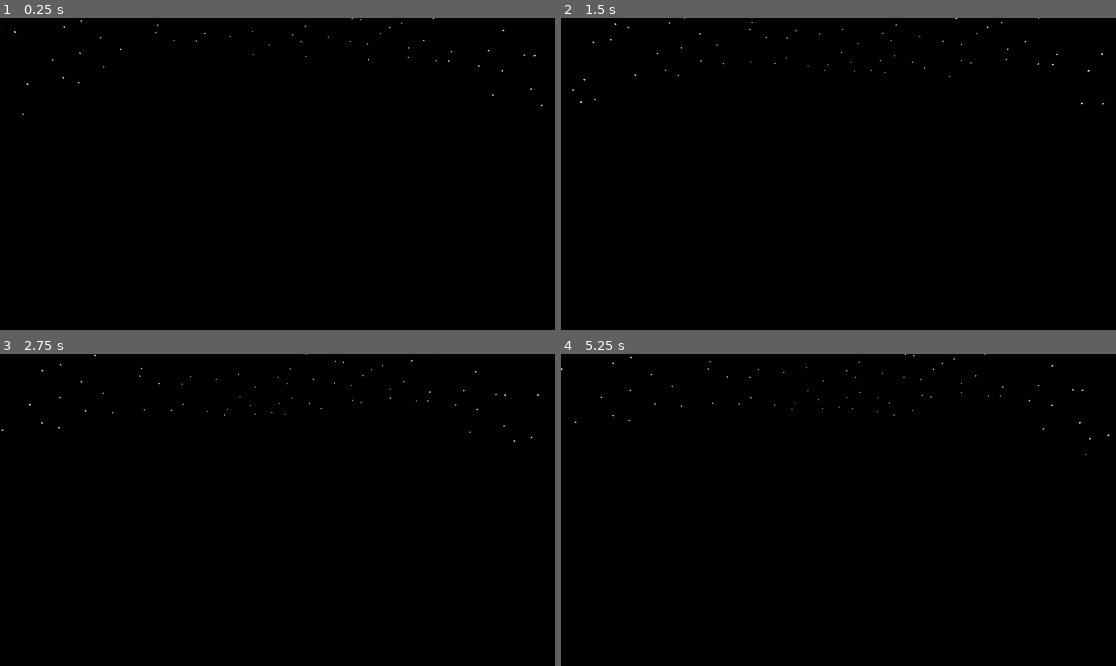
Above: before the commit, frames 1-4 (two rows, left to right).
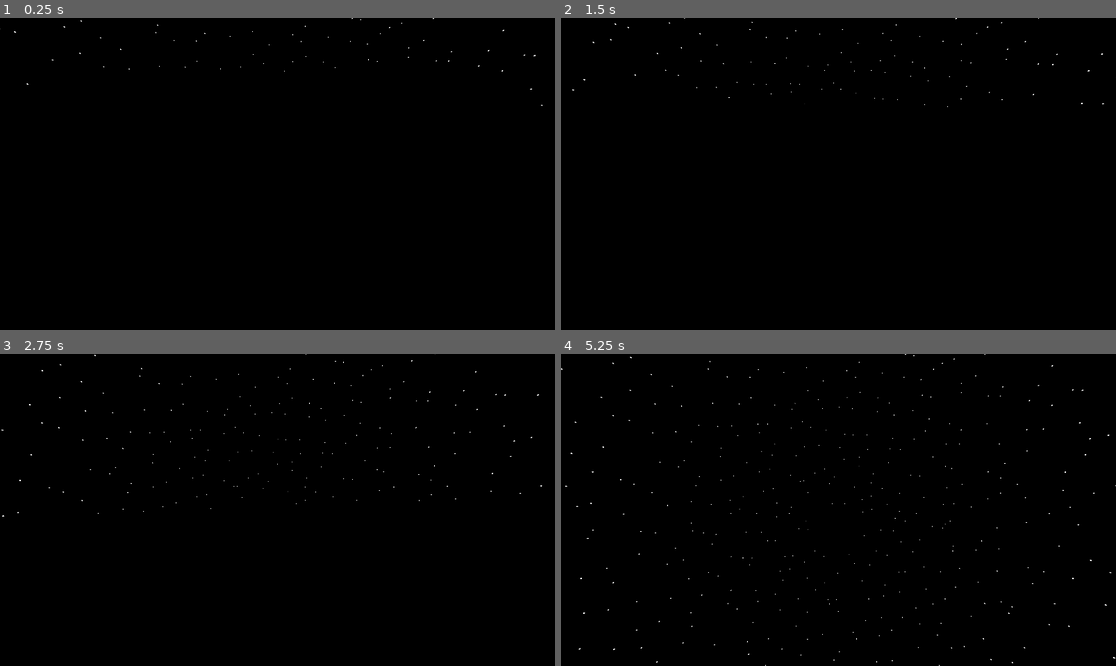
Above: after the commit, the same moments.

Repository: Harley-Townsend/Galacticats
Game: Godot game, scene res://Levels/TestLevel.tscn
Same seed, same stepped clock (60 frames per second), same inputs: the game is played once before the commit and once after it.
Inputs (mouse positions are in pixels of both pictures, inside the frame that each line leads up to):
- Up to frame 1 (0.25 s): no input
- Up to frame 2 (1.5 s): tap Enter at 0.5 s; move the mouse to (866, 174) at 0.52 s; hold W (move_f) 0.53-1.28 s; tap E (interact) at 0.6 s; tap Space at 1.25 s; move the mouse to (810, 174) at 1.27 s; tap W (move_f) at 1.35 s
- Up to frame 3 (2.75 s): tap S (move_b, bound only after the commit) at 1.55 s; move the mouse to (288, 503) at 2.02 s; hold S (move_b, bound only after the commit) from 2.03 s (still down); tap A (move_l, bound only after the commit) at 2.3 s
- Up to frame 4 (5.25 s): tap Enter at 2.75, 4.25 s; move the mouse to (832, 516) at 2.77 s; release S (move_b, bound only after the commit) at 2.78 s; tap A (move_l, bound only after the commit) at 2.85 s; tap D (move_r, bound only after the commit) at 3.05 s; tap Space at 3.5, 5 s; move the mouse to (877, 513) at 3.52 s; hold D (move_r, bound only after the commit) 3.53-4.28 s; tap E (interact) at 3.8, 4.35 s; move the mouse to (794, 506) at 4.27 s; tap W (move_f) at 4.55 s; move the mouse to (844, 510) at 5.02 s; hold W (move_f) from 5.03 s (still down)

The runs differ from the first frame. In frame 1, less than 0.1% of the frame differs, in the area x 4-98%, y 13-32%; in frame 2, less than 0.1%; in frame 3, less than 0.1%; in frame 4, 0.2%, in the area x 0-100%, y 20-100%.

Commit message:
started on entity swapping

Diff:
--- a/LandingPad/LandingPad.tscn
+++ b/LandingPad/LandingPad.tscn
@@ -29,5 +29,8 @@
 transform = Transform3D(0.01, 0, 0, 0, 0.01, 0, 0, 0, 0.01, 0, 0, 0)
 shape = SubResource("BoxShape3D_1ovnd")
 
+[node name="LandingMarker" type="Marker3D" parent="."]
+transform = Transform3D(1, 0, 0, 0, 1, 0, 0, 0, 1, 0, 0.6, 0)
+
 [connection signal="body_entered" from="Area3D" to="." method="_on_area_3d_body_entered"]
 [connection signal="body_exited" from="Area3D" to="." method="_on_area_3d_body_exited"]
--- a/Levels/TestLevel.tscn
+++ b/Levels/TestLevel.tscn
@@ -22,12 +22,11 @@
 [node name="MeshInstance3D" type="MeshInstance3D" parent="Floor"]
 mesh = SubResource("BoxMesh_uib4f")
 
-[node name="CharacterBody3D" parent="." instance=ExtResource("1_uib4f")]
-transform = Transform3D(1, 0, 0, 0, 1, 0, 0, 0, 1, 0, 1.80734, 0)
-motion_mode = 1
-
 [node name="LandingPad1" parent="." instance=ExtResource("2_iqcmb")]
 transform = Transform3D(10, 0, 0, 0, 10, 0, 0, 0, 10, -31.0974, 0, 1.4907)
 
 [node name="LandingPad2" parent="." instance=ExtResource("2_iqcmb")]
 transform = Transform3D(10, 0, 0, 0, 10, 0, 0, 0, 10, 33.0995, 0, 20.7042)
+
+[node name="PlayerShip" parent="." instance=ExtResource("1_uib4f")]
+transform = Transform3D(1, 0, 0, 0, 1, 0, 0, 0, 1, 1.47225, 0.6, -11.6595)
--- /dev/null
+++ b/Player/Player.gd
@@ -0,0 +1,31 @@
+extends CharacterBody3D
+
+@export var speed = 10
+@export var mouse_sensitivity = 0.002
+@export var controller_look_speed = 1.5
+
+#--------------------------- When Instanced ----------------------
+func _ready():
+	Input.mouse_mode = Input.MOUSE_MODE_CAPTURED
+
+#---------------- Constantly checking for -------------------------------------------
+func _physics_process(delta):
+
+	var direction = Vector3.ZERO
+
+	# Movement
+	if Input.is_action_pressed("move_f"):
+		direction.z -= 1
+	if Input.is_action_pressed("move_b"):
+		direction.z += 1
+	if Input.is_action_pressed("move_l"):
+		direction.x -= 1
+	if Input.is_action_pressed("move_r"):
+		direction.x += 1
+
+	if direction != Vector3.ZERO:
+		direction = direction.normalized()
+	else:
+		velocity = Vector3.ZERO
+
+	move_and_slide()
--- /dev/null
+++ b/Player/Player.tscn
@@ -0,0 +1,41 @@
+[gd_scene load_steps=9 format=3 uid="uid://beyjxfxkewxc0"]
+
+[ext_resource type="Script" uid="uid://diywmuqdtgqns" path="res://Player/Player.gd" id="1_3qydi"]
+[ext_resource type="Shader" uid="uid://7ngwfhvfcwd" path="res://PlayerShip/Player.gdshader" id="2_q3lat"]
+
+[sub_resource type="ShaderMaterial" id="ShaderMaterial_tok1r"]
+shader = ExtResource("2_q3lat")
+shader_parameter/vertical_sections = 21
+shader_parameter/star_size = 0.02
+shader_parameter/star_falloff = 4.0
+shader_parameter/margin = 0.05
+
+[sub_resource type="Sky" id="Sky_ddoul"]
+sky_material = SubResource("ShaderMaterial_tok1r")
+
+[sub_resource type="Environment" id="Environment_8g4oa"]
+background_mode = 2
+sky = SubResource("Sky_ddoul")
+
+[sub_resource type="StandardMaterial3D" id="StandardMaterial3D_q3lat"]
+albedo_color = Color(1, 0.658824, 1, 1)
+
+[sub_resource type="CapsuleMesh" id="CapsuleMesh_tok1r"]
+material = SubResource("StandardMaterial3D_q3lat")
+
+[sub_resource type="CapsuleShape3D" id="CapsuleShape3D_ddoul"]
+
+[node name="Player" type="CharacterBody3D"]
+script = ExtResource("1_3qydi")
+
+[node name="Pivot" type="SpringArm3D" parent="."]
+
+[node name="Camera3D" type="Camera3D" parent="Pivot"]
+transform = Transform3D(1, 0, 0, 0, 0.707107, 0.707107, 0, -0.707107, 0.707107, 0, 4, 4)
+environment = SubResource("Environment_8g4oa")
+
+[node name="MeshInstance3D" type="MeshInstance3D" parent="Pivot"]
+mesh = SubResource("CapsuleMesh_tok1r")
+
+[node name="CollisionShape3D" type="CollisionShape3D" parent="."]
+shape = SubResource("CapsuleShape3D_ddoul")
--- a/PlayerShip/PlayerShip.gd
+++ b/PlayerShip/PlayerShip.gd
@@ -6,6 +6,7 @@
 @export var roll_speed = 3.0
 
 var can_land = false
+
 
 #----------------------- Upon Launching --------------------------------------------
 
@@ -61,7 +62,9 @@
 				   ship_basis.y * direction.y +
 				   ship_basis.z * direction.z) * speed
 	else:
-		velocity = Vector3.ZERO
+		velocity.z = move_toward(velocity.z, 0, 0.1)
+		velocity.y = move_toward(velocity.y, 0, 0.1)
+		velocity.x = move_toward(velocity.x, 0, 0.1)
 	move_and_slide()
 
 	if can_land == true and Input.is_action_just_pressed("interact"):
@@ -76,4 +79,4 @@
 	can_land = false
 
 func land():
-	pass
+	get_tree().change_scene_to_file("res://ShipInterior/ShipInterior.tscn")
--- /dev/null
+++ b/ShipInterior/ShipInterior.tscn
@@ -0,0 +1,82 @@
+[gd_scene load_steps=10 format=3 uid="uid://n1xm2qjxc6k7"]
+
+[ext_resource type="PackedScene" uid="uid://beyjxfxkewxc0" path="res://Player/Player.tscn" id="1_gc4ct"]
+
+[sub_resource type="BoxShape3D" id="BoxShape3D_6kfqp"]
+
+[sub_resource type="StandardMaterial3D" id="StandardMaterial3D_gc4ct"]
+albedo_color = Color(0.636959, 0.632734, 0.974702, 1)
+
+[sub_resource type="BoxMesh" id="BoxMesh_cx53l"]
+material = SubResource("StandardMaterial3D_gc4ct")
+
+[sub_resource type="BoxShape3D" id="BoxShape3D_kq8is"]
+
+[sub_resource type="BoxMesh" id="BoxMesh_t0x85"]
+
+[sub_resource type="BoxShape3D" id="BoxShape3D_jwlsy"]
+
+[sub_resource type="StandardMaterial3D" id="StandardMaterial3D_srecg"]
+albedo_color = Color(1, 0.0784314, 0.0196078, 1)
+
+[sub_resource type="BoxMesh" id="BoxMesh_vru7p"]
+material = SubResource("StandardMaterial3D_srecg")
+
+[node name="ShipInterior" type="Node3D"]
+
+[node name="wall1" type="StaticBody3D" parent="."]
+transform = Transform3D(20, 0, 0, 0, -4.37114e-08, -20, 0, 1, -8.74228e-07, 0, 0, 10)
+
+[node name="CollisionShape3D" type="CollisionShape3D" parent="wall1"]
+shape = SubResource("BoxShape3D_6kfqp")
+
+[node name="MeshInstance3D" type="MeshInstance3D" parent="wall1"]
+mesh = SubResource("BoxMesh_cx53l")
+
+[node name="wall2" type="StaticBody3D" parent="."]
+transform = Transform3D(20, 0, 0, 0, -4.37114e-08, -20, 0, 1, -8.74228e-07, 0, 0, -10)
+
+[node name="CollisionShape3D" type="CollisionShape3D" parent="wall2"]
+shape = SubResource("BoxShape3D_6kfqp")
+
+[node name="MeshInstance3D" type="MeshInstance3D" parent="wall2"]
+mesh = SubResource("BoxMesh_cx53l")
+
+[node name="wall3" type="StaticBody3D" parent="."]
+transform = Transform3D(-8.74228e-07, -1, 0, -8.74228e-07, 1.91069e-15, -20, 20, -4.37114e-08, -8.74228e-07, 10, 0, 0)
+
+[node name="CollisionShape3D" type="CollisionShape3D" parent="wall3"]
+shape = SubResource("BoxShape3D_6kfqp")
+
+[node name="MeshInstance3D" type="MeshInstance3D" parent="wall3"]
+mesh = SubResource("BoxMesh_cx53l")
+
+[node name="wall4" type="StaticBody3D" parent="."]
+transform = Transform3D(-8.74228e-07, -1, 0, -8.74228e-07, 1.91069e-15, -20, 20, -4.37114e-08, -8.74228e-07, -10, 0, 0)
+
+[node name="CollisionShape3D" type="CollisionShape3D" parent="wall4"]
+shape = SubResource("BoxShape3D_6kfqp")
+
+[node name="MeshInstance3D" type="MeshInstance3D" parent="wall4"]
+mesh = SubResource("BoxMesh_cx53l")
+
+[node name="floor" type="StaticBody3D" parent="."]
+transform = Transform3D(20, 0, 0, 0, 1, 0, 0, 0, 20, 0, 0, 0)
+
+[node name="CollisionShape3D" type="CollisionShape3D" parent="floor"]
+shape = SubResource("BoxShape3D_kq8is")
+
+[node name="MeshInstance3D" type="MeshInstance3D" parent="floor"]
+mesh = SubResource("BoxMesh_t0x85")
+
+[node name="door" type="StaticBody3D" parent="."]
+transform = Transform3D(1, 0, 0, 0, 6, 0, 0, 0, 3, -9, 1, 0)
+
+[node name="CollisionShape3D" type="CollisionShape3D" parent="door"]
+shape = SubResource("BoxShape3D_jwlsy")
+
+[node name="MeshInstance3D" type="MeshInstance3D" parent="door"]
+mesh = SubResource("BoxMesh_vru7p")
+
+[node name="Player" parent="." instance=ExtResource("1_gc4ct")]
+transform = Transform3D(1, 0, 0, 0, 1, 0, 0, 0, 1, 0, 1.76473, 0)
--- a/project.godot
+++ b/project.godot
@@ -40,3 +40,21 @@
 , Object(InputEventJoypadButton,"resource_local_to_scene":false,"resource_name":"","device":-1,"button_index":3,"pressure":0.0,"pressed":true,"script":null)
 ]
 }
+move_l={
+"deadzone": 0.2,
+"events": [Object(InputEventKey,"resource_local_to_scene":false,"resource_name":"","device":-1,"window_id":0,"alt_pressed":false,"shift_pressed":false,"ctrl_pressed":false,"meta_pressed":false,"pressed":false,"keycode":0,"physical_keycode":65,"key_label":0,"unicode":97,"location":0,"echo":false,"script":null)
+, Object(InputEventJoypadMotion,"resource_local_to_scene":false,"resource_name":"","device":-1,"axis":0,"axis_value":-1.0,"script":null)
+]
+}
+move_r={
+"deadzone": 0.2,
+"events": [Object(InputEventKey,"resource_local_to_scene":false,"resource_name":"","device":-1,"window_id":0,"alt_pressed":false,"shift_pressed":false,"ctrl_pressed":false,"meta_pressed":false,"pressed":false,"keycode":0,"physical_keycode":68,"key_label":0,"unicode":100,"location":0,"echo":false,"script":null)
+, Object(InputEventJoypadMotion,"resource_local_to_scene":false,"resource_name":"","device":-1,"axis":0,"axis_value":1.0,"script":null)
+]
+}
+move_b={
+"deadzone": 0.2,
+"events": [Object(InputEventKey,"resource_local_to_scene":false,"resource_name":"","device":-1,"window_id":0,"alt_pressed":false,"shift_pressed":false,"ctrl_pressed":false,"meta_pressed":false,"pressed":false,"keycode":0,"physical_keycode":83,"key_label":0,"unicode":115,"location":0,"echo":false,"script":null)
+, Object(InputEventJoypadMotion,"resource_local_to_scene":false,"resource_name":"","device":-1,"axis":1,"axis_value":1.0,"script":null)
+]
+}
Not shown, added: Player/Player.gd.uid
